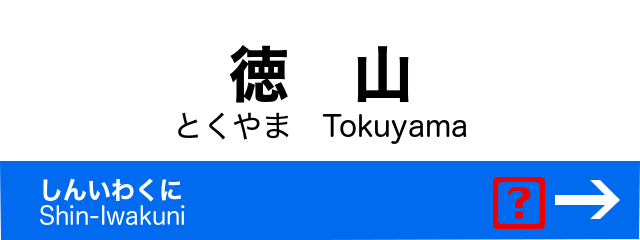
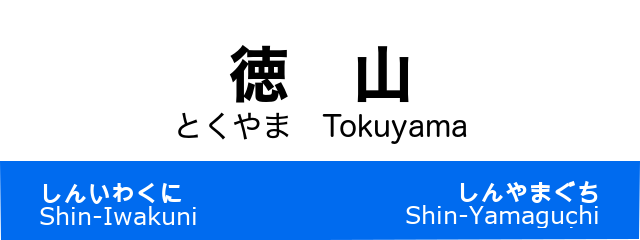
The second 640px x 240px image is a revision of the first. Changes to its layers:
added layer "前駅 #1" above "前駅" over [left=406, top=180, right=598, bottom=228]
painted on "前駅" over [left=40, top=178, right=196, bottom=225]
hid "❓" over [left=493, top=177, right=583, bottom=229]
painted on "レイヤー" over [left=555, top=180, right=620, bottom=219]
